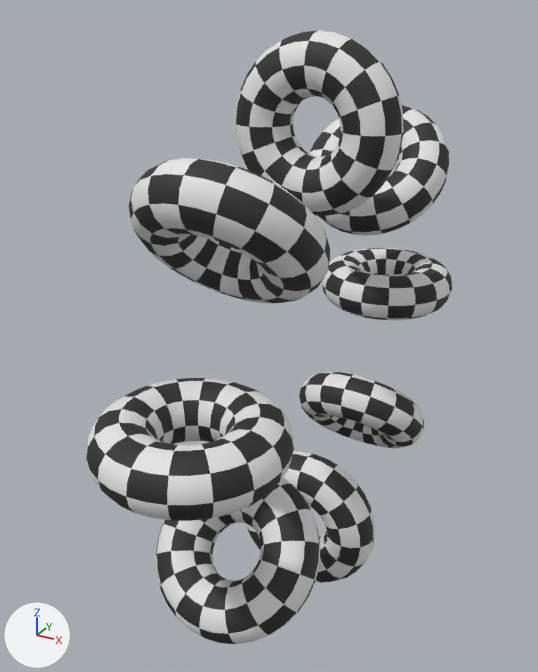
One commit to the FBX model Assets/Blake447/GameAssets/Models/Hypertorroid.fbx: the scene before it, then after it.
The view is the same before and after, from a 50 mm lens placed at (5.52, -11.68, 5.82), pointed at (-0.73, -0.33, 0.15). The axes (+X, +Y, +Z) are drawn at lower left. The lights are the same throughout.
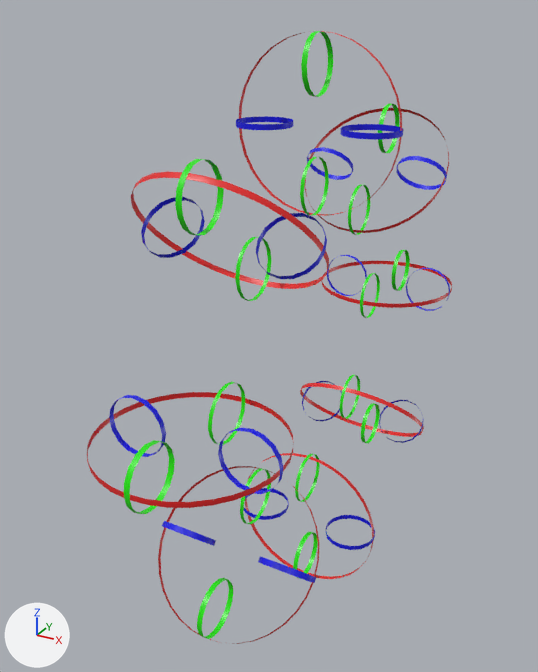
Pixel boxes (x1, y1, x2, y2) of what changed, in the pictures (538 x 672 px):
'Torus.001', surface changed, reshaped: before (86, 30, 452, 644); after (87, 31, 452, 644)
part 1 of me_torus_024, built on: before (86, 30, 452, 644); after (87, 31, 452, 644)
part 2 of me_torus_024, recoloured: (131, 108, 446, 641) in both
part 3 of me_torus_024, recoloured (black to white): (129, 105, 446, 641) in both

Diff of the bpy script that builds the scene:
```diff
--- a/Assets/Blake447/GameAssets/Models/Hypertorroid.fbx.py
+++ b/Assets/Blake447/GameAssets/Models/Hypertorroid.fbx.py
@@ mat_material_001 @@
 mat_material_001.roughness = 0.69
+mat_material_001.alpha = 0.0
@@ mat_material_002 @@
 mat_material_002.roughness = 0.69
+mat_material_002.alpha = 0.0
@@ mat_green @@
+mat_green = principled_material('Green')
+mat_green.base_color = (0.0161, 0.8, 0.0)  # green #22e700
+mat_green.roughness = 0.4
@@ mat_middles @@
+mat_middles = principled_material('Middles')
+mat_middles.base_color = (0.8, 0.0185, 0.0185)  # red #e72525
+mat_middles.roughness = 0.4
@@ mat_blue @@
+mat_blue = principled_material('Blue')
+mat_blue.base_color = (0.00563, 0.00604, 0.8)  # blue #1112e7
+mat_blue.roughness = 0.4
@@ me_torus_024 @@
 # used by ob_torus_001; location = (0.0, 0.0, 0.0)
-me_torus_024.from_pydata(...)  # 4096 vertices, 4096 faces; spans x -1.5..1.5, y -5.5..5.5, z -5.5..5.5
+me_torus_024.from_pydata(...)  # 4896 vertices, 4896 faces; spans x -1.49..1.49, y -5.49..5.49, z -5.49..5.49
+# me_torus_024 part 1: 736 vertices removed from x -1.5..1.5, y -5.5..5.5, z -5.5..5.5; 1536 vertices added at x -1.49..1.49, y -5.49..5.49, z -5.49..5.49
+# me_torus_024 part 2: 672 faces spanning x -1.44..1.44, y -4.02..4.02, z -4.02..4.02 switch from mat_material_001 (white #e7e7e7) to mat_material_002 (black #2a2a2a)
+# me_torus_024 part 3: 672 faces spanning x -1.44..1.44, y -4.02..4.02, z -4.02..4.02 switch from mat_material_002 (black #2a2a2a) to mat_material_001 (white #e7e7e7)
+me_torus_024.materials.append(mat_middles)  # red #e72525
+me_torus_024.materials.append(mat_green)  # green #22e700
+me_torus_024.materials.append(mat_blue)  # blue #1112e7
```
